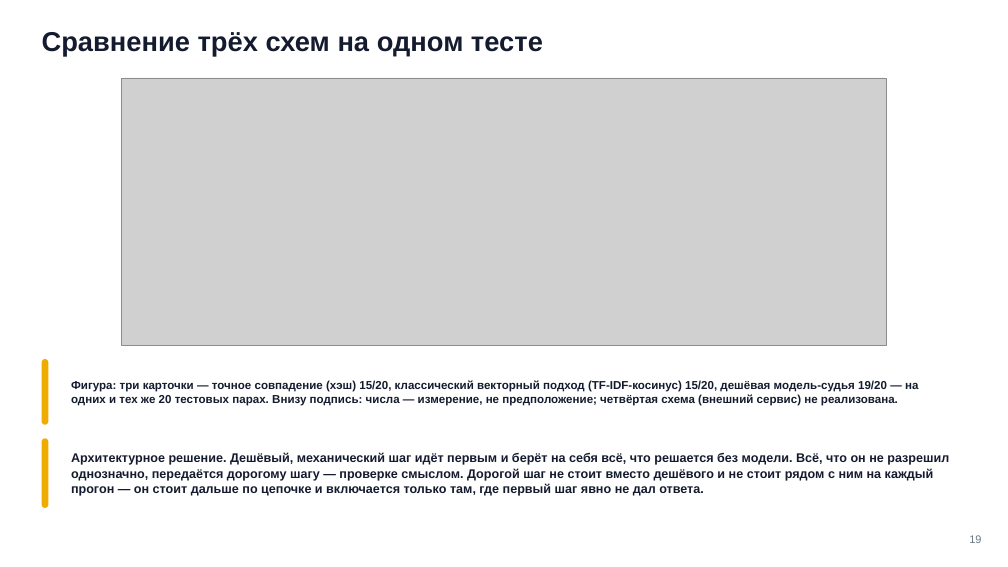
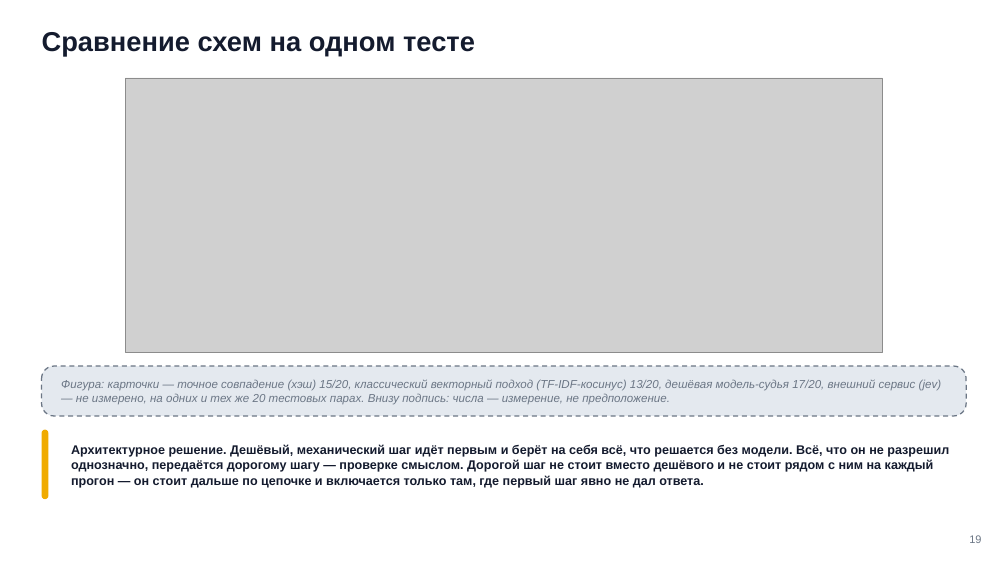
Before and after one commit to tellina-study/AI-usage-lessons, a slide deck: slide 19 of library/seminars/sem-08/rendered/sem-08.pptx. Drawn at 1008x567 pixels with LibreOffice and Linux fonts; fonts in the diff are those of the drawing; grey boxes stand for pictures. Boxes give left, top, right and bottom in pixels: in the first picture for what was removed or moved away, otherwise in the second. Text is boxed around its words. In the diff, an @@ line names an element or a change of style, - is before the commit and + after.

```diff
--- a/library/seminars/sem-08/rendered/sem-08.pptx
+++ b/library/seminars/sem-08/rendered/sem-08.pptx
@@ text at <box>42,32,475,56</box>: text changed @@
-Сравнение трёх схем на одном тесте
+Сравнение схем на одном тесте
@@ picture: place and size @@
-picture at <box>122,78,886,346</box>
+picture at <box>126,78,883,352</box>
@@ rounded rectangle removed at <box>42,359,48,425</box> @@
@@ rounded rectangle added at <box>42,366,966,416</box>, fill #E4E9EF, outline #6B7685 1.2 pt dashed @@
@@ text at <box>61,380,941,405</box>: text changed; text colour #141B2E to #6B7685; bold off; italic on @@
-Фигура: три карточки — точное совпадение (хэш) 15/20, классический векторный подход (TF-IDF-косинус) 15/20, дешёвая модель-судья 19/20 — на одних и тех же 20 тестовых парах. Внизу подпись: числа — измерение, не предположение; четвёртая схема (внешний сервис) не реализована.
+Фигура: карточки — точное совпадение (хэш) 15/20, классический векторный подход (TF-IDF-косинус) 13/20, дешёвая модель-судья 17/20, внешний сервис (jev) — не измерено, на одних и тех же 20 тестовых парах. Внизу подпись: числа — измерение, не предположение.
@@ rounded rectangle: place and size @@
-rounded rectangle at <box>42,439,48,508</box>
+rounded rectangle at <box>42,430,48,499</box>
@@ text "Архитектурное решение. Дешёвый, механический шаг ...": place and size @@
-text "Архитектурное решение. Дешёвый, механический шаг ..." at <box>71,452,949,496</box>
+text "Архитектурное решение. Дешёвый, механический шаг ..." at <box>71,444,949,488</box>
```
Also in this commit, not shown: 3 other slides changed, 17 other files.
